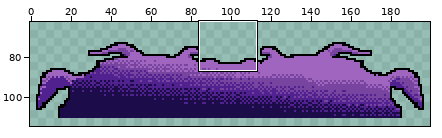
File history of a pixel-art file, Assets/Sprites/MAIN MENU AND UI/inventoryBar.aseprite. The picture above shows the old version from afar; the outline marks the close-up.
Close-up. Old version:
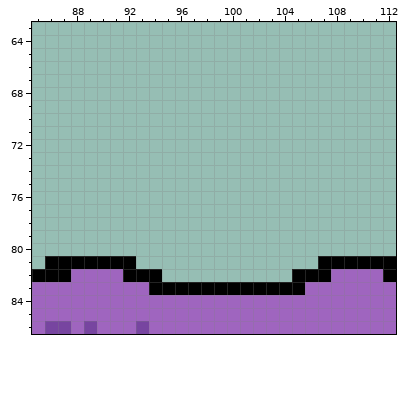
200x200 pixels, 1 frame. Shown: x 85..112, y 63..86. The wide view leaves out empty margins.
Now the later version:
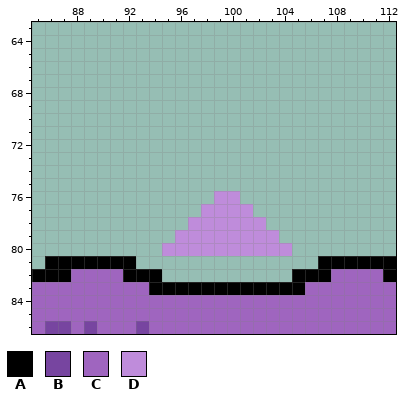
Palette (. is transparent): A #000000  B #7745a0  C #9f65bf  D #bf8cdb
Edits made:
--- layer "Layer 1"
@@ x 93..106 @@
 75 ..............
-76 ..............
-77 ..............
-78 ..............
-79 ..............
-80 ..............
+76 ......DD......
+77 .....DDDD.....
+78 ....DDDDDD....
+79 ...DDDDDDDD...
+80 ..DDDDDDDDDD..
 81 ..............
Changed places in both close-ups, as pixel boxes (x1, y1, x2, y2):
added: (162, 191, 292, 256)
